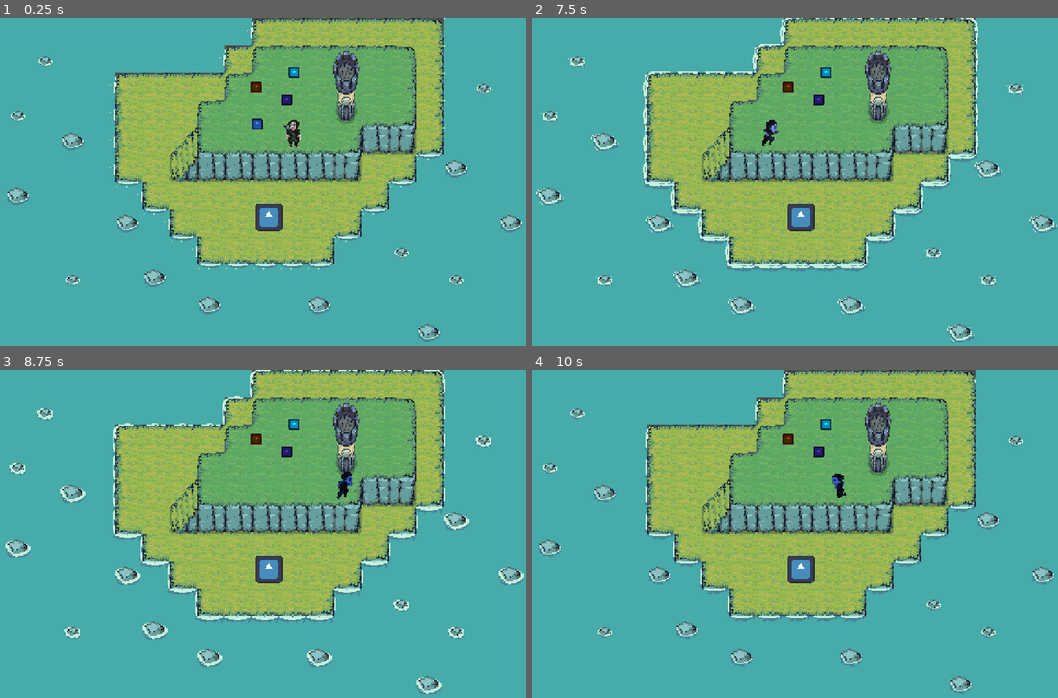
Above: before the commit, frames 1-4 (two rows, left to right).
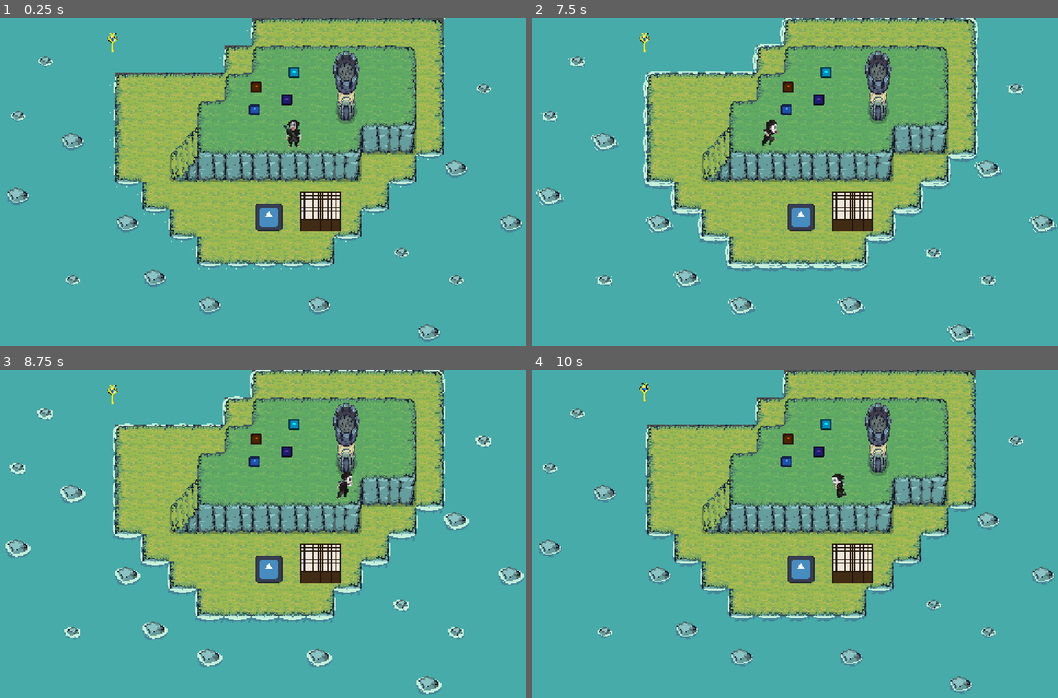
Above: after the commit, the same moments.

Repository: lajd-ufma/GGJ2026-game
Game: Godot game, scene res://playground/scenesPG/playground.tscn
Same seed, same stepped clock (60 frames per second), same inputs: the game is played once before the commit and once after it. The engine's default icon, where the game draws it, is replaced by a stand-in: a white triangle on a blue panel in a dark square.
Inputs:
- Up to frame 1 (0.25 s): no input
- Up to frame 2 (7.5 s): tap Enter (ui_accept) at 0.5, 0.77, 1.52, 3.02, 3.77, 4.52, 6.02, 6.77 s; hold Q (dash) 0.53-1.28 s; hold D (move_right) 0.53-2.03 s; tap J (shoot) every 1.5 s from 1.35 to 7.35 s; hold A (move_left) 2.03-2.78 s; hold Q (dash) 2.03-2.78 s; hold D (move_right) 2.78-4.28 s; hold Q (dash) 3.53-4.28 s; hold A (move_left) 4.28-5.03 s; hold D (move_right) 5.03-5.78 s; hold Q (dash) 5.03-5.78 s; hold A (move_left) 5.78-7.28 s; hold Q (dash) 6.53-7.28 s; hold D (move_right) from 7.28 s (still down)
- Up to frame 3 (8.75 s): keep holding D (move_right); tap Enter (ui_accept) at 7.52 s; hold Q (dash) from 8.03 s (still down)
- Up to frame 4 (10 s): release Q (dash) at 8.78 s; tap J (shoot) at 8.85 s; tap Enter (ui_accept) at 9.02, 9.77 s; release D (move_right) at 9.53 s; hold A (move_left) from 9.53 s (still down); hold Q (dash) from 9.53 s (still down)

The runs differ from the first frame. In frame 1, 1.1% of the frame differs, in the area x 20-65%, y 4-65%; in frame 2, 1.1%; in frame 3, 1.2%, in the area x 20-68%, y 4-65%; in frame 4, 1.1%.

Commit message:
chave + portao

Diff:
--- a/playground/actorsPG/bullet.tscn
+++ b/playground/actorsPG/bullet.tscn
@@ -32,10 +32,65 @@
 "update": 1,
 "values": [0]
 }
+tracks/2/type = "bezier"
+tracks/2/imported = false
+tracks/2/enabled = true
+tracks/2/path = NodePath("Sprite2D:scale:x")
+tracks/2/interp = 1
+tracks/2/loop_wrap = true
+tracks/2/keys = {
+"handle_modes": PackedInt32Array(0),
+"points": PackedFloat32Array(1, -0.25, 0, 0.25, 0),
+"times": PackedFloat32Array(0)
+}
+tracks/3/type = "bezier"
+tracks/3/imported = false
+tracks/3/enabled = true
+tracks/3/path = NodePath("Sprite2D:scale:y")
+tracks/3/interp = 1
+tracks/3/loop_wrap = true
+tracks/3/keys = {
+"handle_modes": PackedInt32Array(0),
+"points": PackedFloat32Array(1, -0.25, 0, 0.25, 0),
+"times": PackedFloat32Array(0)
+}
 
 [sub_resource type="Animation" id="Animation_g32s2"]
 resource_name = "disappearing"
 step = 0.1
+tracks/0/type = "bezier"
+tracks/0/imported = false
+tracks/0/enabled = true
+tracks/0/path = NodePath("Sprite2D:scale:x")
+tracks/0/interp = 1
+tracks/0/loop_wrap = true
+tracks/0/keys = {
+"handle_modes": PackedInt32Array(0, 2),
+"points": PackedFloat32Array(1, -0.25, 0, 0.25, 0, 0, -0.16666667, 0.16666667, 0, 0),
+"times": PackedFloat32Array(0, 1)
+}
+tracks/1/type = "bezier"
+tracks/1/imported = false
+tracks/1/enabled = true
+tracks/1/path = NodePath("Sprite2D:scale:y")
+tracks/1/interp = 1
+tracks/1/loop_wrap = true
+tracks/1/keys = {
+"handle_modes": PackedInt32Array(0, 2),
+"points": PackedFloat32Array(1, -0.25, 0, 0.25, 0, 0, -0.16666667, 0.16666667, 0, 0),
+"times": PackedFloat32Array(0, 1)
+}
+tracks/2/type = "bezier"
+tracks/2/imported = false
+tracks/2/enabled = true
+tracks/2/path = NodePath("Sprite2D:frame")
+tracks/2/interp = 1
+tracks/2/loop_wrap = true
+tracks/2/keys = {
+"handle_modes": PackedInt32Array(0),
+"points": PackedFloat32Array(0, -0.25, 0, 0.25, 0),
+"times": PackedFloat32Array(1)
+}
 
 [sub_resource type="Animation" id="Animation_g65ui"]
 resource_name = "idle"
--- /dev/null
+++ b/playground/actorsPG/chave.gd
@@ -0,0 +1,9 @@
+extends Node2D
+
+func _on_area_2d_body_entered(body: Node2D) -> void:
+	if body.is_in_group("player"):
+		var portal:=get_tree().get_first_node_in_group("portal")
+		if portal:
+			print("achou portal")
+			portal.emit_signal("chave_coletada")
+		queue_free()
--- /dev/null
+++ b/playground/actorsPG/chave.tscn
@@ -0,0 +1,110 @@
+[gd_scene format=3 uid="uid://cq4r5hd3cwbmi"]
+
+[ext_resource type="Texture2D" uid="uid://ce1457gcnk4t7" path="res://assets/sprite_key/key_idle.png" id="1_nvbx7"]
+[ext_resource type="Script" uid="uid://cokbpo8nt7mys" path="res://playground/actorsPG/chave.gd" id="1_r23sd"]
+
+[sub_resource type="CircleShape2D" id="CircleShape2D_7siuy"]
+radius = 41.109608
+
+[sub_resource type="Animation" id="Animation_nvbx7"]
+length = 0.001
+tracks/0/type = "bezier"
+tracks/0/imported = false
+tracks/0/enabled = true
+tracks/0/path = NodePath("Sprite2D:hframes")
+tracks/0/interp = 1
+tracks/0/loop_wrap = true
+tracks/0/keys = {
+"handle_modes": PackedInt32Array(0),
+"points": PackedFloat32Array(4, -0.25, 0, 0.25, 0),
+"times": PackedFloat32Array(0)
+}
+tracks/1/type = "bezier"
+tracks/1/imported = false
+tracks/1/enabled = true
+tracks/1/path = NodePath("Sprite2D:frame")
+tracks/1/interp = 1
+tracks/1/loop_wrap = true
+tracks/1/keys = {
+"handle_modes": PackedInt32Array(0),
+"points": PackedFloat32Array(0, -0.24, 0, 0.24, 0),
+"times": PackedFloat32Array(0)
+}
+tracks/2/type = "value"
+tracks/2/imported = false
+tracks/2/enabled = true
+tracks/2/path = NodePath("Sprite2D:texture")
+tracks/2/interp = 1
+tracks/2/loop_wrap = true
+tracks/2/keys = {
+"times": PackedFloat32Array(0),
+"transitions": PackedFloat32Array(1),
+"update": 1,
+"values": [ExtResource("1_nvbx7")]
+}
+
+[sub_resource type="Animation" id="Animation_r23sd"]
+resource_name = "idle"
+length = 0.48
+loop_mode = 1
+step = 0.12
+tracks/0/type = "bezier"
+tracks/0/imported = false
+tracks/0/enabled = true
+tracks/0/path = NodePath("Sprite2D:hframes")
+tracks/0/interp = 1
+tracks/0/loop_wrap = true
+tracks/0/keys = {
+"handle_modes": PackedInt32Array(0),
+"points": PackedFloat32Array(4, -0.25, 0, 0.25, 0),
+"times": PackedFloat32Array(0)
+}
+tracks/1/type = "bezier"
+tracks/1/imported = false
+tracks/1/enabled = true
+tracks/1/path = NodePath("Sprite2D:frame")
+tracks/1/interp = 1
+tracks/1/loop_wrap = true
+tracks/1/keys = {
+"handle_modes": PackedInt32Array(0, 2, 2, 2),
+"points": PackedFloat32Array(0, -0.24, 0, 0.24, 0, 1, -0.02, -0.16666667, 0, 0, 2, -0.02, -0.16666667, 0, 0, 3, -0.02, -0.16666667, 0, 0),
+"times": PackedFloat32Array(0, 0.12, 0.24, 0.35999998)
+}
+tracks/2/type = "value"
+tracks/2/imported = false
+tracks/2/enabled = true
+tracks/2/path = NodePath("Sprite2D:texture")
+tracks/2/interp = 1
+tracks/2/loop_wrap = true
+tracks/2/keys = {
+"times": PackedFloat32Array(0),
+"transitions": PackedFloat32Array(1),
+"update": 1,
+"values": [ExtResource("1_nvbx7")]
+}
+
+[sub_resource type="AnimationLibrary" id="AnimationLibrary_jngdn"]
+_data = {
+&"RESET": SubResource("Animation_nvbx7"),
+&"idle": SubResource("Animation_r23sd")
+}
+
+[node name="chave" type="Node2D" unique_id=422720259]
+script = ExtResource("1_r23sd")
+
+[node name="Area2D" type="Area2D" parent="." unique_id=144927239]
+collision_layer = 4
+
+[node name="CollisionShape2D" type="CollisionShape2D" parent="Area2D" unique_id=1385020345]
+shape = SubResource("CircleShape2D_7siuy")
+
+[node name="AnimationPlayer" type="AnimationPlayer" parent="." unique_id=1929573695]
+libraries/ = SubResource("AnimationLibrary_jngdn")
+autoplay = &"idle"
+
+[node name="Sprite2D" type="Sprite2D" parent="." unique_id=431233028]
+scale = Vector2(0.1, 0.1)
+texture = ExtResource("1_nvbx7")
+hframes = 4
+
+[connection signal="body_entered" from="Area2D" to="." method="_on_area_2d_body_entered"]
--- a/playground/actorsPG/player.tscn
+++ b/playground/actorsPG/player.tscn
@@ -318,6 +318,7 @@
 collision_mask = 32
 
 [node name="Sprite2D" type="Sprite2D" parent="." unique_id=462706298]
+scale = Vector2(2, 2)
 texture = ExtResource("1_k1mh1")
 hframes = 8
 
@@ -327,4 +328,5 @@
 
 [node name="CollisionShape2D" type="CollisionShape2D" parent="." unique_id=161128430]
 position = Vector2(0, 4)
+scale = Vector2(2, 2)
 shape = SubResource("CapsuleShape2D_4wguv")
--- /dev/null
+++ b/playground/actorsPG/portao.gd
@@ -0,0 +1,19 @@
+extends Node2D
+
+@export var next_scene_path = ""
+var is_openned := false
+signal chave_coletada
+# Called when the node enters the scene tree for the first time.
+func _ready() -> void:
+	chave_coletada.connect(abrir)
+
+func abrir():
+	is_openned = true
+	$AnimationPlayer.play("opening")
+
+func _on_area_2d_body_entered(body: Node2D) -> void:
+	if body.is_in_group("player") and is_openned:
+		call_deferred("to_next_scene")
+
+func to_next_scene():
+	get_tree().change_scene_to_file(next_scene_path)
--- /dev/null
+++ b/playground/actorsPG/portao.tscn
@@ -0,0 +1,107 @@
+[gd_scene format=3 uid="uid://bkvu5ombl3e2t"]
+
+[ext_resource type="Script" uid="uid://ljk436t5n5c0" path="res://playground/actorsPG/portao.gd" id="1_3ou5s"]
+[ext_resource type="Texture2D" uid="uid://n3v8mt8vle4u" path="res://assets/sprite_door/Portal.png" id="1_sxg5s"]
+
+[sub_resource type="Animation" id="Animation_3ou5s"]
+length = 0.001
+tracks/0/type = "bezier"
+tracks/0/imported = false
+tracks/0/enabled = true
+tracks/0/path = NodePath("Sprite2D:hframes")
+tracks/0/interp = 1
+tracks/0/loop_wrap = true
+tracks/0/keys = {
+"handle_modes": PackedInt32Array(0),
+"points": PackedFloat32Array(6, -0.25, 0, 0.25, 0),
+"times": PackedFloat32Array(0)
+}
+tracks/1/type = "value"
+tracks/1/imported = false
+tracks/1/enabled = true
+tracks/1/path = NodePath("Sprite2D:texture")
+tracks/1/interp = 1
+tracks/1/loop_wrap = true
+tracks/1/keys = {
+"times": PackedFloat32Array(0),
+"transitions": PackedFloat32Array(1),
+"update": 1,
+"values": [ExtResource("1_sxg5s")]
+}
+tracks/2/type = "bezier"
+tracks/2/imported = false
+tracks/2/enabled = true
+tracks/2/path = NodePath("Sprite2D:frame")
+tracks/2/interp = 1
+tracks/2/loop_wrap = true
+tracks/2/keys = {
+"handle_modes": PackedInt32Array(0),
+"points": PackedFloat32Array(0, -0.25, 0, 0.25, 0),
+"times": PackedFloat32Array(0)
+}
+
+[sub_resource type="Animation" id="Animation_71wuw"]
+resource_name = "opening"
+length = 0.6
+step = 0.1
+tracks/0/type = "bezier"
+tracks/0/imported = false
+tracks/0/enabled = true
+tracks/0/path = NodePath("Sprite2D:hframes")
+tracks/0/interp = 1
+tracks/0/loop_wrap = true
+tracks/0/keys = {
+"handle_modes": PackedInt32Array(0),
+"points": PackedFloat32Array(6, -0.25, 0, 0.25, 0),
+"times": PackedFloat32Array(0)
+}
+tracks/1/type = "value"
+tracks/1/imported = false
+tracks/1/enabled = true
+tracks/1/path = NodePath("Sprite2D:texture")
+tracks/1/interp = 1
+tracks/1/loop_wrap = true
+tracks/1/keys = {
+"times": PackedFloat32Array(0),
+"transitions": PackedFloat32Array(1),
+"update": 1,
+"values": [ExtResource("1_sxg5s")]
+}
+tracks/2/type = "bezier"
+tracks/2/imported = false
+tracks/2/enabled = true
+tracks/2/path = NodePath("Sprite2D:frame")
+tracks/2/interp = 1
+tracks/2/loop_wrap = true
+tracks/2/keys = {
+"handle_modes": PackedInt32Array(0, 2, 2, 2, 2, 2),
+"points": PackedFloat32Array(0, -0.25, 0, 0.25, 0, 1, -0.016666668, -0.16666667, 0, 0, 2, -0.016666668, -0.16666667, 0, 0, 3, -0.01666667, -0.16666667, 0, 0, 4, -0.016666666, -0.16666667, 0, 0, 5, -0.016666666, -0.16666667, 0, 0),
+"times": PackedFloat32Array(0, 0.1, 0.2, 0.3, 0.4, 0.5)
+}
+
+[sub_resource type="AnimationLibrary" id="AnimationLibrary_qudo6"]
+_data = {
+&"RESET": SubResource("Animation_3ou5s"),
+&"opening": SubResource("Animation_71wuw")
+}
+
+[sub_resource type="RectangleShape2D" id="RectangleShape2D_3ou5s"]
+size = Vector2(96, 96)
+
+[node name="portao" type="Node2D" unique_id=964659488 groups=["portal"]]
+script = ExtResource("1_3ou5s")
+
+[node name="Sprite2D" type="Sprite2D" parent="." unique_id=979172816]
+scale = Vector2(0.2, 0.2)
+texture = ExtResource("1_sxg5s")
+hframes = 6
+
+[node name="AnimationPlayer" type="AnimationPlayer" parent="." unique_id=1028506291]
+libraries/ = SubResource("AnimationLibrary_qudo6")
+
+[node name="Area2D" type="Area2D" parent="." unique_id=1414589844]
+
+[node name="CollisionShape2D" type="CollisionShape2D" parent="Area2D" unique_id=311758483]
+shape = SubResource("RectangleShape2D_3ou5s")
+
+[connection signal="body_entered" from="Area2D" to="." method="_on_area_2d_body_entered"]
--- a/playground/scenesPG/playground.tscn
+++ b/playground/scenesPG/playground.tscn
@@ -5,6 +5,8 @@
 [ext_resource type="PackedScene" uid="uid://dc5v12gywcxps" path="res://playground/actorsPG/player.tscn" id="5_1kgxw"]
 [ext_resource type="PackedScene" uid="uid://blvypiedpnhk6" path="res://playground/actorsPG/wall.tscn" id="5_t4yo2"]
 [ext_resource type="PackedScene" uid="uid://h4vm1pmkjc6u" path="res://generic_mask.tscn" id="6_1kgxw"]
+[ext_resource type="PackedScene" uid="uid://cq4r5hd3cwbmi" path="res://playground/actorsPG/chave.tscn" id="6_2dil7"]
+[ext_resource type="PackedScene" uid="uid://bkvu5ombl3e2t" path="res://playground/actorsPG/portao.tscn" id="7_3hal7"]
 
 [node name="Playground" type="Node2D" unique_id=772824261]
 
@@ -23,7 +25,7 @@
 mask_element = 1
 
 [node name="generic_mask2" parent="." unique_id=392058370 instance=ExtResource("6_1kgxw")]
-position = Vector2(652, 249)
+position = Vector2(646, 215)
 
 [node name="generic_mask3" parent="." unique_id=1521585000 instance=ExtResource("6_1kgxw")]
 position = Vector2(738, 127)
@@ -35,3 +37,11 @@
 
 [node name="player" parent="." unique_id=1362530387 instance=ExtResource("5_1kgxw")]
 position = Vector2(737, 266)
+scale = Vector2(1, 1)
+
+[node name="chave" parent="." unique_id=422720259 instance=ExtResource("6_2dil7")]
+position = Vector2(314, 55)
+
+[node name="portao" parent="." unique_id=964659488 instance=ExtResource("7_3hal7")]
+position = Vector2(800, 454)
+next_scene_path = "res://playground/scenesPG/playground.tscn"
--- a/playground/scriptsPG/base_character_pg.gd
+++ b/playground/scriptsPG/base_character_pg.gd
@@ -59,7 +59,7 @@
 		"FOGO":
 			tween_change_color.tween_property(self, "modulate", Color.DARK_ORANGE, 1)
 			set_pode_atirar(true)
-func _process(delta: float) -> void:
+func _process(_delta: float) -> void:
 	if raycast_l.is_colliding() or raycast_r.is_colliding():
 		z_index=2
 	else:
--- a/playground/scriptsPG/bullet.gd
+++ b/playground/scriptsPG/bullet.gd
@@ -8,13 +8,14 @@
 
 func _ready() -> void:
 	await get_tree().create_timer(3).timeout
-	animation_player.play("disappearing")
+	queue_free()
 func _physics_process(delta: float) -> void:
 	global_position += direction * speed * delta
 
-func _on_body_entered(body: Node2D) -> void:
-	animation_player.play("disappearing")
-
-func _on_animation_player_animation_finished(anim_name: StringName) -> void:
-	if anim_name == "disappearing":
-		queue_free()
+func _on_body_entered(_body: Node2D) -> void:
+	direction = Vector2.ZERO
+	queue_free()
+#
+#func _on_animation_player_animation_finished(anim_name: StringName) -> void:
+	#if anim_name == "disappearing":
+		#queue_free()
Binary file added: assets/sprite_door/Portal.png
Not shown, added: assets/sprite_door/Portal.png.import
Binary file added: assets/sprite_key/key_idle.png
Not shown, added: assets/sprite_key/key_idle.png.import
Not shown, added: playground/actorsPG/chave.gd.uid
Not shown, added: playground/actorsPG/portao.gd.uid
